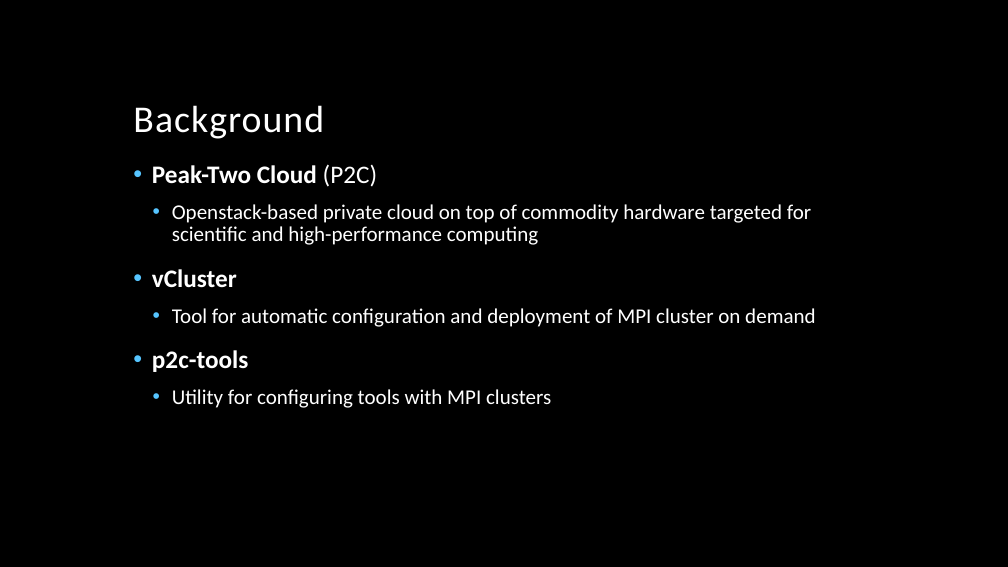
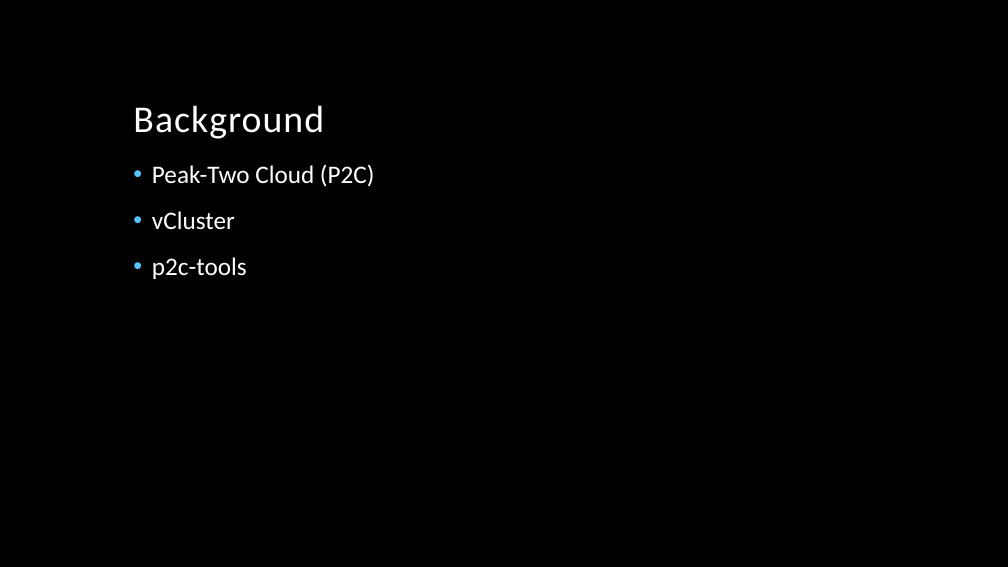
Before and after one commit to vincentpaul12/SkyLab-Files, a slide deck: slide 3 of pcsc_skylab.pptx (slide 4 before the commit). Drawn at 1008x567 pixels with LibreOffice and Linux fonts; fonts in the diff are those of the drawing; background and template pictures are left out. Boxes give left, top, right and bottom in pixels: in the first picture for what was removed or moved away, otherwise in the second. Text is boxed around its words. In the diff, an @@ line names an element or a change of style, - is before the commit and + after.

```diff
--- a/pcsc_skylab.pptx
+++ b/pcsc_skylab.pptx
@@ text "Peak-Two Cloud (P2C)" at bbox=[152, 165, 374, 279]: bold off in "Peak-Two Cloud", "vCluster", "p2c-tools" @@
@@ text at bbox=[172, 204, 811, 245]: paragraph removed @@
-  • Openstack-based private cloud on top of commodity hardware targeted for scientific and high-performance computing
@@ text at bbox=[172, 308, 815, 327]: paragraph removed @@
-  • Tool for automatic configuration and deployment of MPI cluster on demand
@@ text at bbox=[172, 389, 551, 408]: paragraph removed @@
-  • Utility for configuring tools with MPI clusters
```
Also in this commit, not shown: 10 other slides changed, 1 slide added, 2 slides removed.
